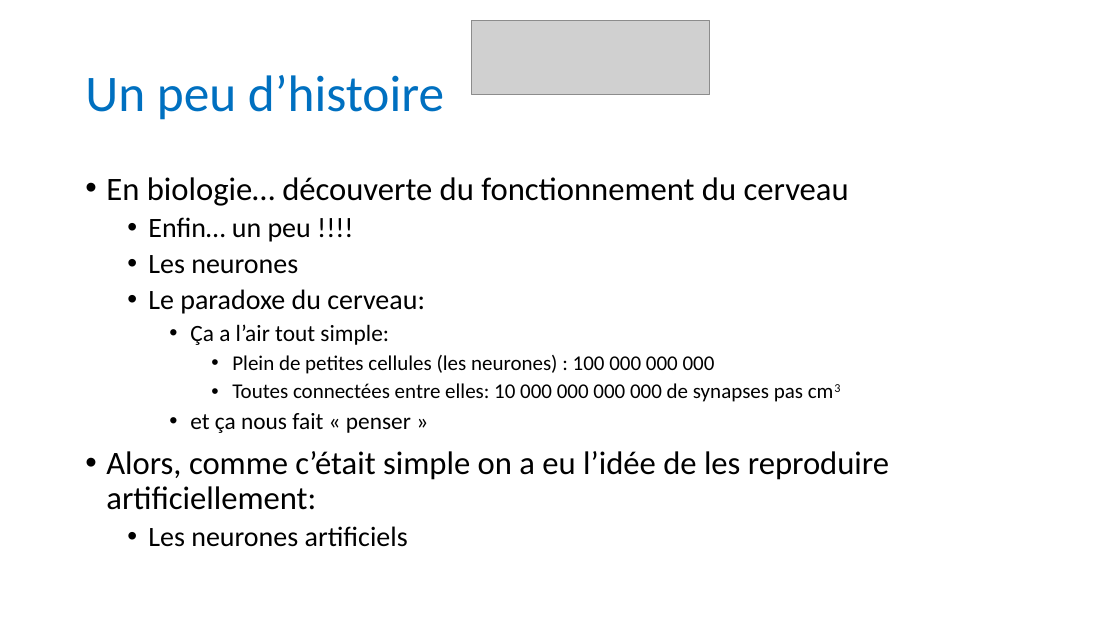
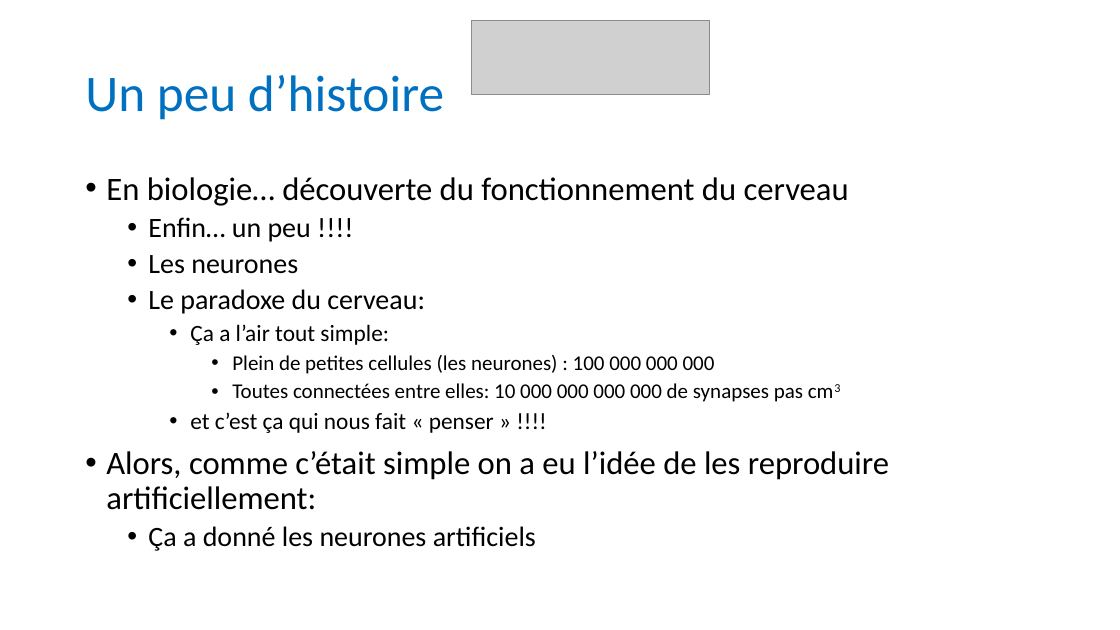
Before and after one commit to anumby-source/RobotServiceJeunesse2023, a slide deck: slide 4 of Journée du 5 mai 2023.pptx. Drawn at 1120x630 pixels with LibreOffice and Linux fonts; fonts in the diff are those of the drawing; grey boxes stand for pictures. Boxes give left, top, right and bottom in pixels: in the first picture for what was removed or moved away, otherwise in the second. Text is boxed around its words. In the diff, an @@ line names an element or a change of style, - is before the commit and + after.

```diff
--- a/Journée du 5 mai 2023.pptx
+++ b/Journée du 5 mai 2023.pptx
@@ text at box(190, 412, 494, 433): text changed @@
-    • et ça nous fait « penser »
+    • et c’est ça qui nous fait « penser » !!!!
@@ text at box(148, 526, 536, 551): text changed @@
-  • Les neurones artificiels
+  • Ça a donné les neurones artificiels
```
Also in this commit, not shown: 4 other slides changed, 1 slide added, 1 other file.
